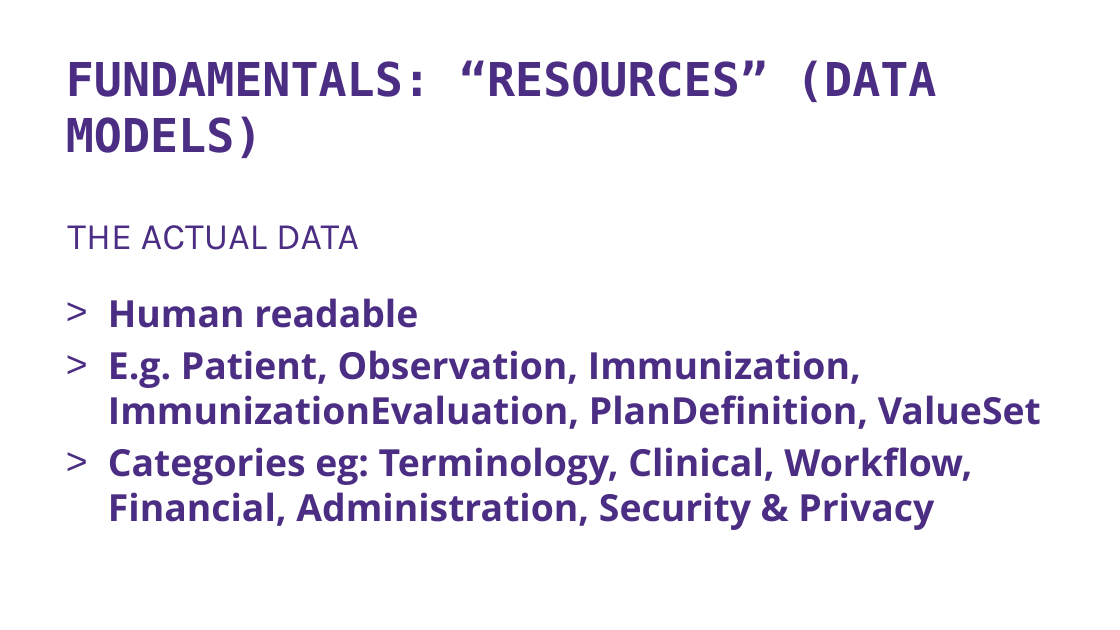
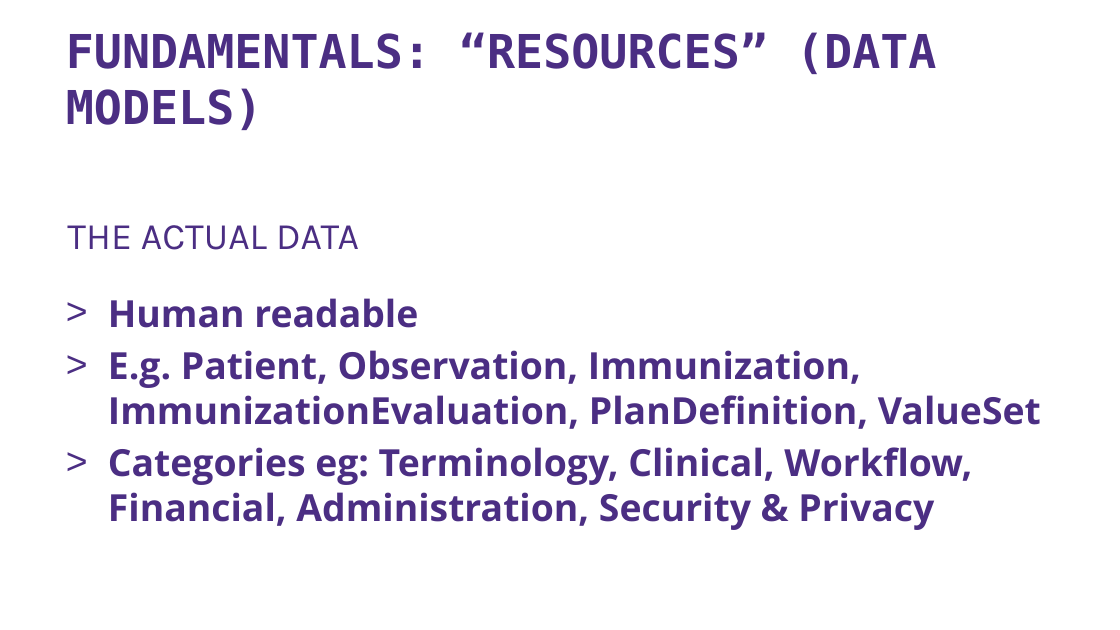
Before and after one commit to mcjustin/fhir-wadoh-talk-2022, a slide deck: slide 7 of McReynolds.fhir.for.wa.doh.2022.pptx. Drawn at 1120x630 pixels with LibreOffice and Linux fonts; fonts in the diff are those of the drawing; background and template pictures are left out. Boxes give left, top, right and bottom in pixels: in the first picture for what was removed or moved away, otherwise in the second. Text is boxed around its words. In the diff, an @@ line names an element or a change of style, - is before the commit and + after.

```diff
--- a/McReynolds.fhir.for.wa.doh.2022.pptx
+++ b/McReynolds.fhir.for.wa.doh.2022.pptx
@@ title "FUNDAMENTALS: “RESOURCES” (DATA MODELS)": place and size @@
-title "FUNDAMENTALS: “RESOURCES” (DATA MODELS)" at [66,60,936,158]
+title "FUNDAMENTALS: “RESOURCES” (DATA MODELS)" at [66,32,936,130]
```
Also in this commit, not shown: 13 other slides changed, 2 slides added.
